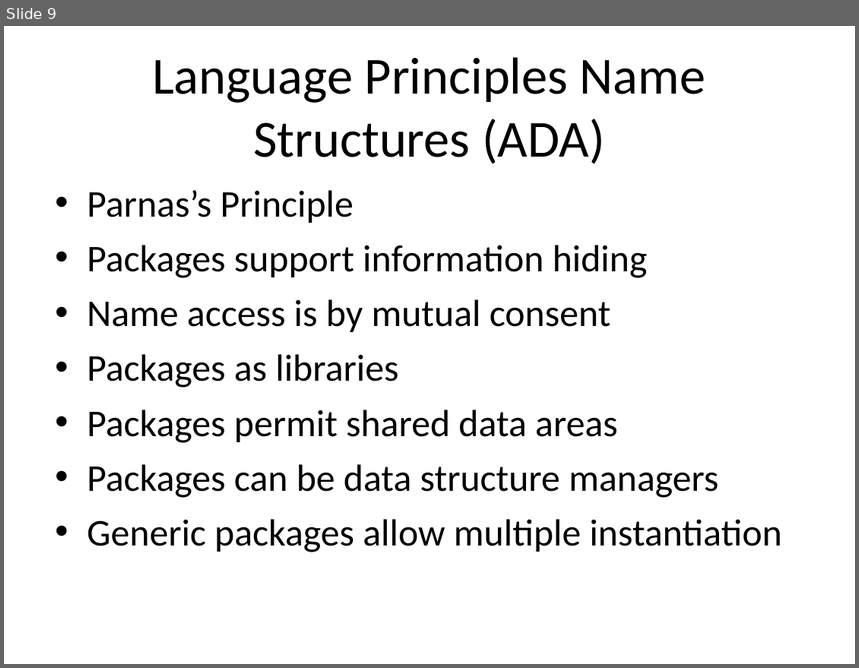
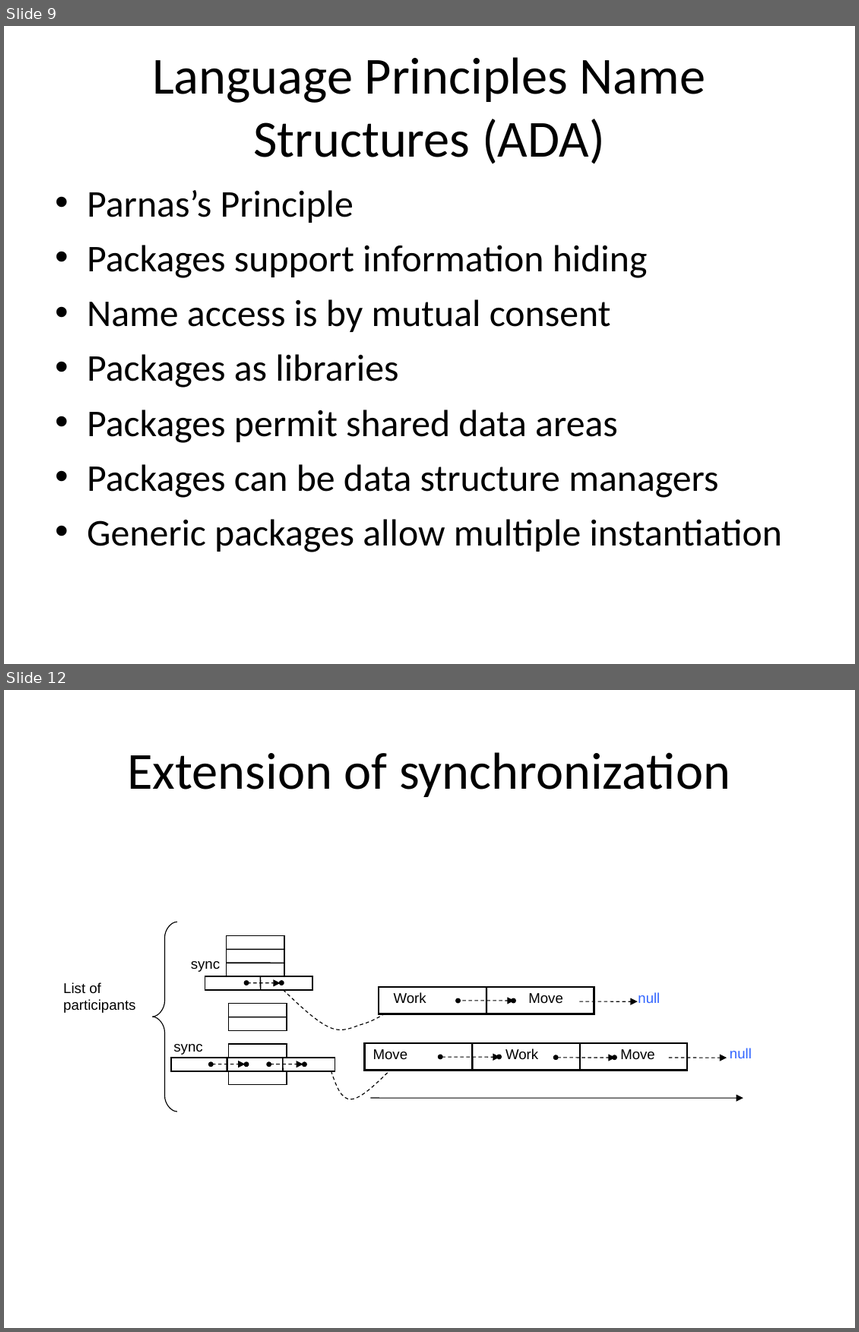
Before and after one commit to isurup/kalle-martin-group, a slide deck: SSE2/slides/4 Language.ppt. Shown one above the other, each under a label of ours: slide 9 before the commit, slides 9 and 12 after it; the slides between them are not shown. The pictures are 859x668 and 859x1332 pixels, drawn with LibreOffice and Linux fonts; fonts in the diff are those of the drawing. Boxes give left, top, right and bottom in pixels: in the first picture for what was removed or moved away, otherwise in the second. Text is boxed around its words. In the diff, an @@ line names an element or a change of style, - is before the commit and + after.

```diff
--- a/SSE2/slides/4 Language.ppt
+++ b/SSE2/slides/4 Language.ppt
@@ slide 12 added at box(4, 690, 855, 1328), background #FFFFFF @@
@@ title added at box(128, 752, 731, 797), 44 pt, text #000000 @@
+Extension of synchronization
@@ group added at box(63, 923, 752, 1113): 12 lines, 12 ellipses, 10 texts, 9 rectangles, 9 arrows, 3 freeform shapes @@
+sync
+sync
+Work
+Move
+Move
+Work
+Move
+null
+null
+List of participants
```
Also in this commit, not shown: 3 other slides added, 1 slide removed.
